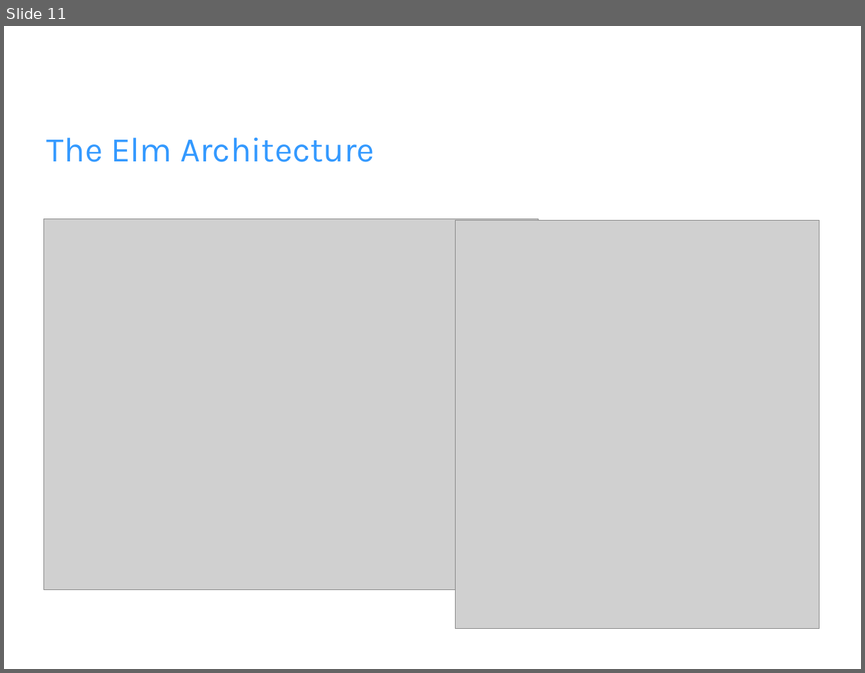
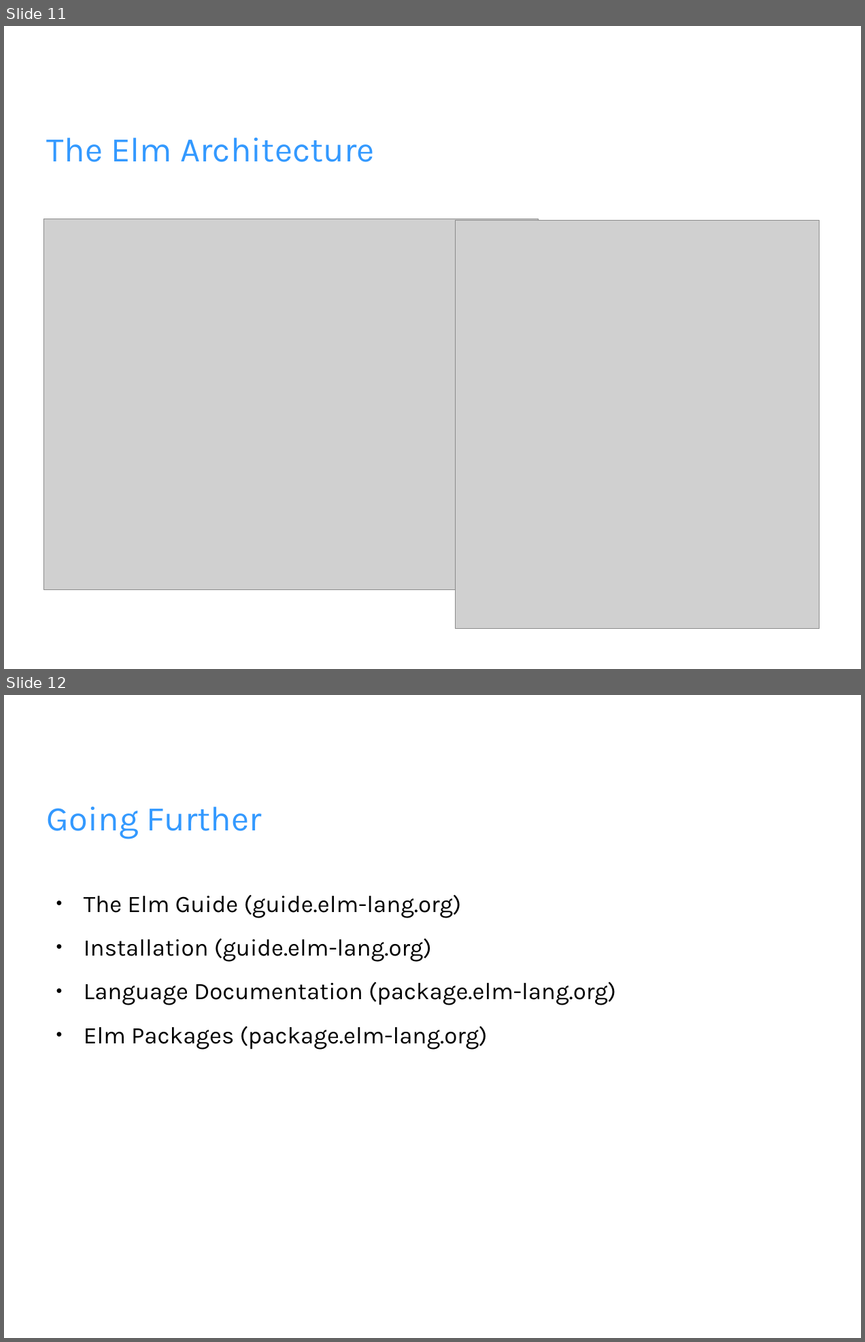
Before and after one commit to jfeaver/elm-quick-introduction, a slide deck: elm-intro.odp. Shown one above the other, each under a label of ours: slide 11 before the commit, slides 11 and 12 after it. The pictures are 865x673 and 865x1342 pixels, drawn with LibreOffice and Linux fonts; fonts in the diff are those of the drawing; grey boxes stand for pictures; background and template pictures are left out. Boxes give left, top, right and bottom in pixels: in the first picture for what was removed or moved away, otherwise in the second. Text is boxed around its words. In the diff, an @@ line names an element or a change of style, - is before the commit and + after.

```diff
--- a/elm-intro.odp
+++ b/elm-intro.odp
@@ slide 12 added at [4,695,861,1338], background picture (left out) @@
@@ title added at [47,807,262,838], 32 pt, text #3399FF @@
+Going Further
@@ text added at [84,894,616,1049], 22 pt, text #000000 @@
+● The Elm Guide (guide.elm-lang.org)
+● Installation (guide.elm-lang.org)
+● Language Documentation (package.elm-lang.org)
+● Elm Packages (package.elm-lang.org)
```
Also in this commit, not shown: 4 slides changed, 2 other slides added.
